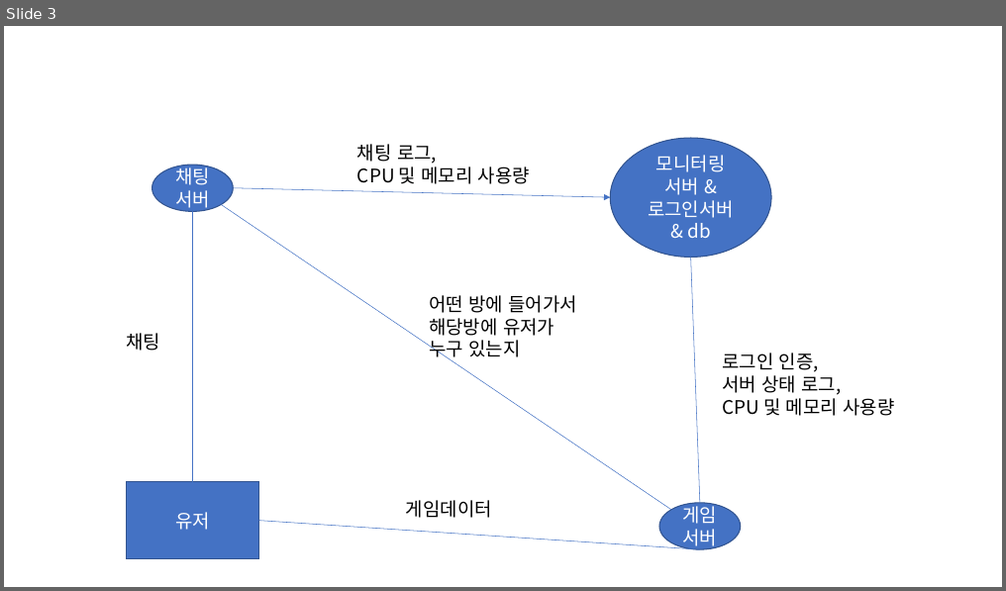
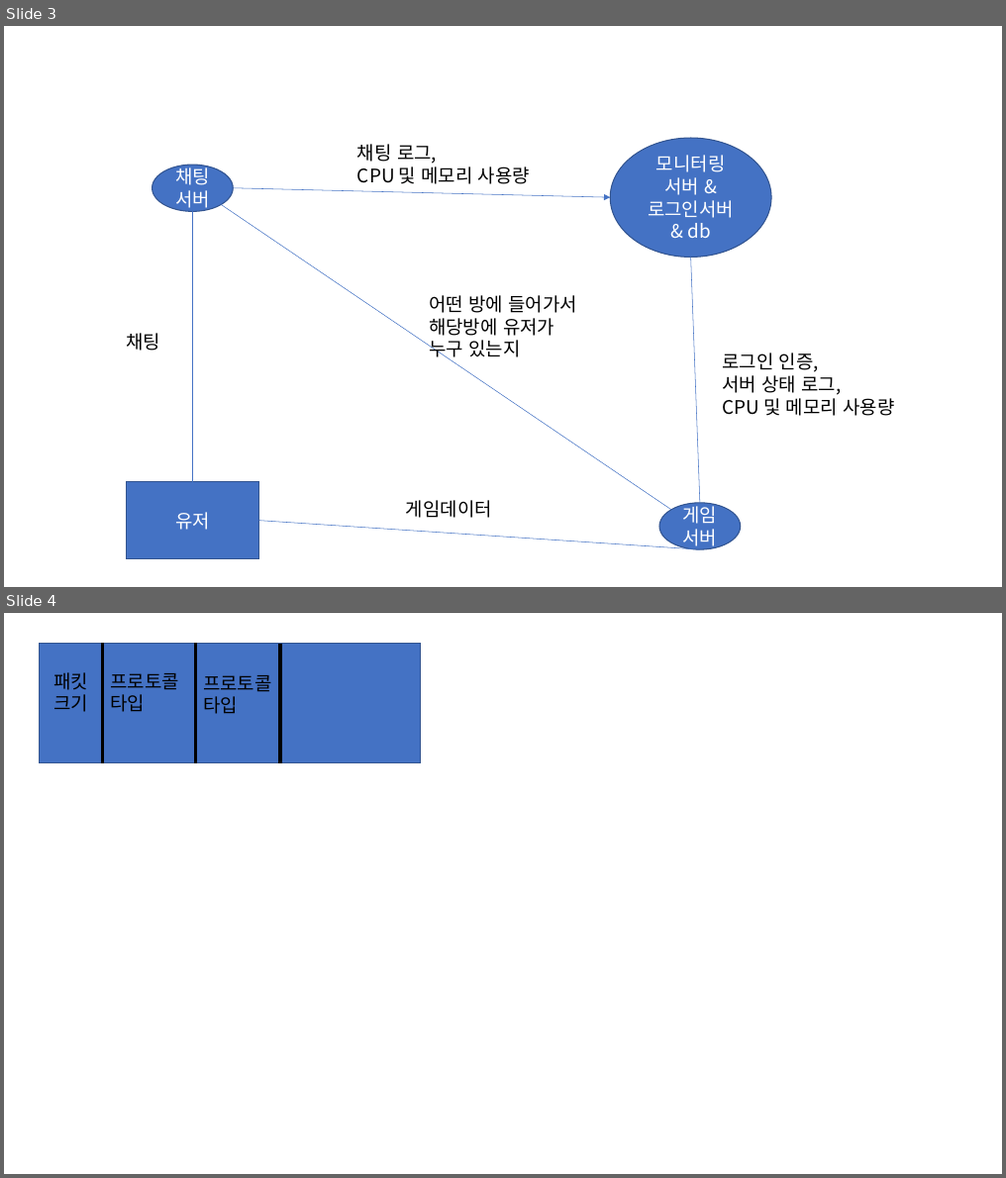
Before and after one commit to iris4865/H.A.S, a slide deck: 분산서버 구조 및 송수신데이터.pptx. Shown one above the other, each under a label of ours: slide 3 before the commit, slides 3 and 4 after it. The pictures are 1006x591 and 1006x1178 pixels, drawn with LibreOffice and Linux fonts; fonts in the diff are those of the drawing. Boxes give left, top, right and bottom in pixels: in the first picture for what was removed or moved away, otherwise in the second. Text is boxed around its words. In the diff, an @@ line names an element or a change of style, - is before the commit and + after.

```diff
--- a/분산서버 구조 및 송수신데이터.pptx
+++ b/분산서버 구조 및 송수신데이터.pptx
@@ slide 4 added at (x1=4, y1=613, x2=1002, y2=1174), background #FFFFFF @@
@@ rectangle added at (x1=40, y1=643, x2=421, y2=763), fill #4472C4, outline #325491 1 pt @@
@@ line added from (103, 643) to (103, 763), #000000 3 pt @@
@@ line added from (196, 643) to (196, 763), #000000 3 pt @@
@@ line added from (280, 643) to (280, 764), #000000 3 pt @@
@@ text added at (x1=54, y1=672, x2=88, y2=712), 18 pt, text #000000 @@
+패킷크기
@@ text added at (x1=110, y1=673, x2=179, y2=712), 18 pt, text #000000 @@
+프로토콜
+타입
@@ text added at (x1=203, y1=675, x2=272, y2=714), 18 pt, text #000000 @@
+프로토콜
+타입
```
Also in this commit, not shown: 1 slide removed, 5 other files.
